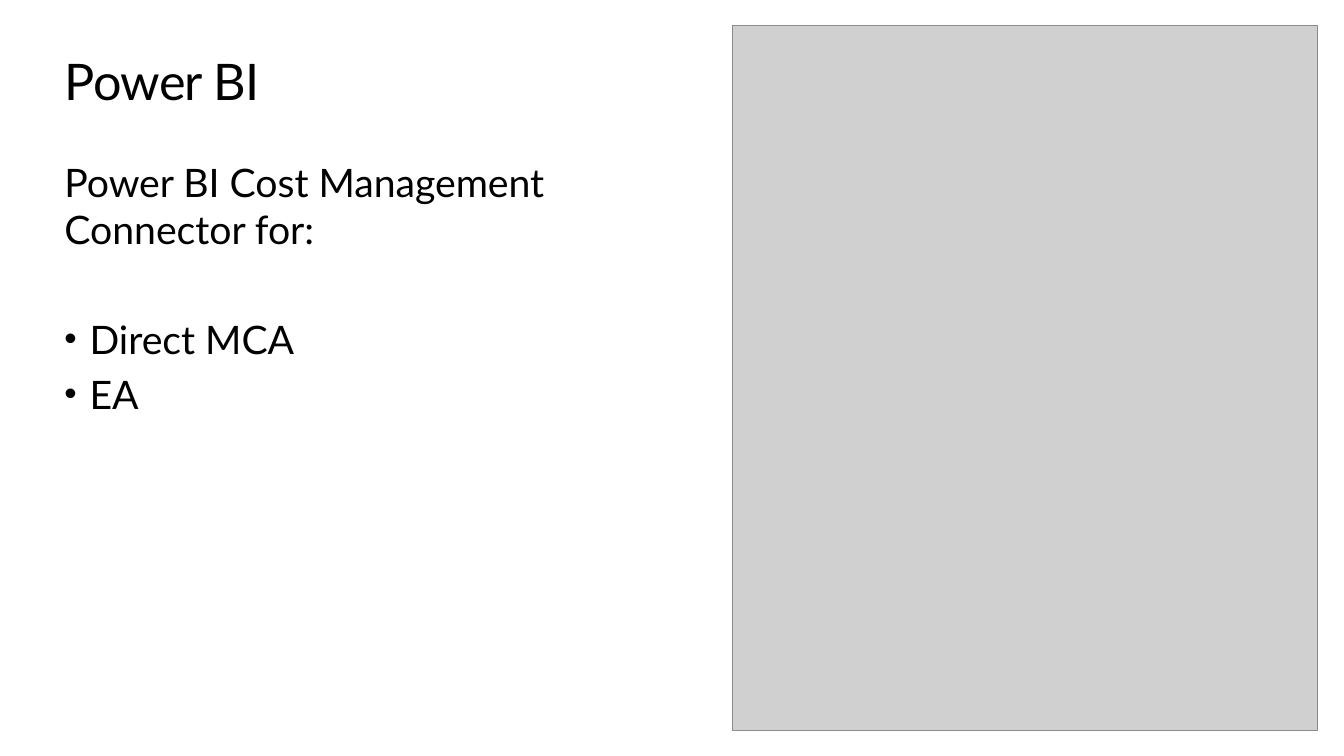
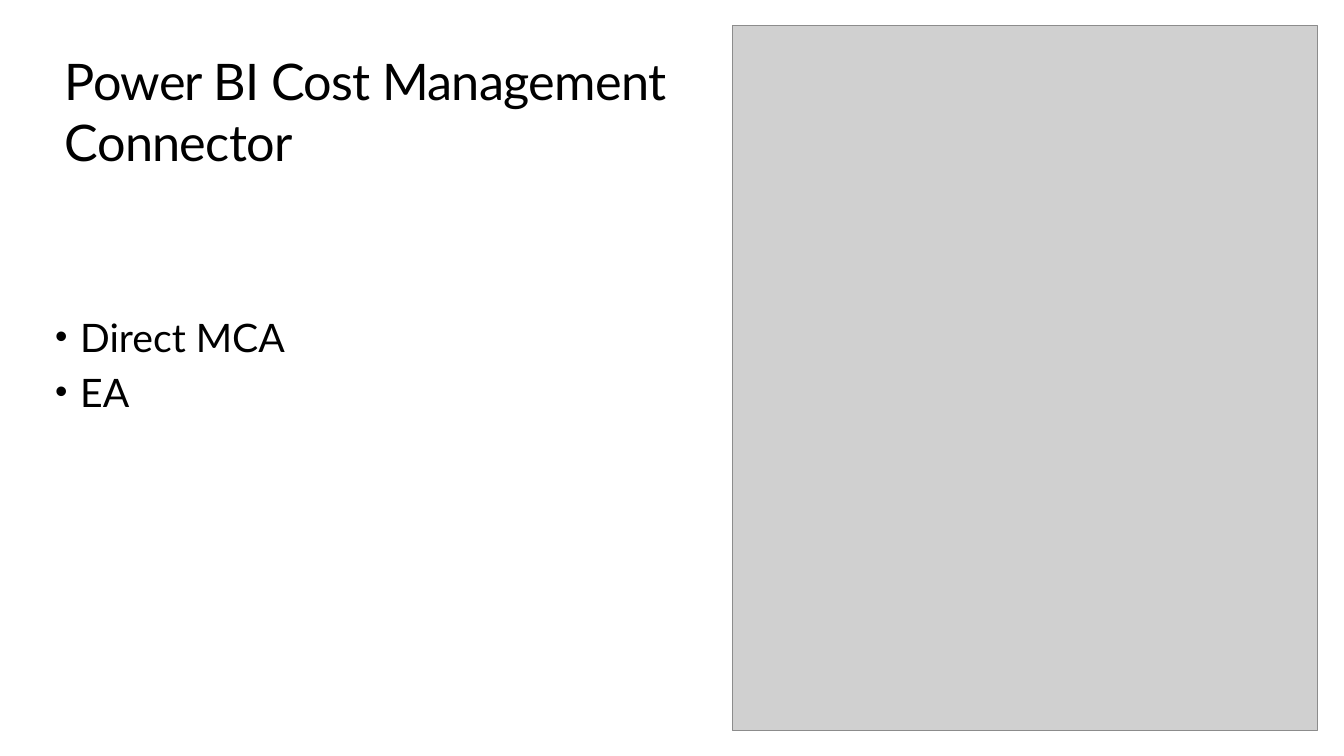
Before and after one commit to peterperov/MSFTCSA, a slide deck: slide 10 of 126-AzureCost/Azure Cost PBI BootCamp.pptx (slide 5 before the commit). Drawn at 1344x756 pixels with LibreOffice and Linux fonts; fonts in the diff are those of the drawing; grey boxes stand for pictures; background and template pictures are left out. Boxes give left, top, right and bottom in pixels: in the first picture for what was removed or moved away, otherwise in the second. Text is boxed around its words. In the diff, an @@ line names an element or a change of style, - is before the commit and + after.

```diff
--- a/126-AzureCost/Azure Cost PBI BootCamp.pptx
+++ b/126-AzureCost/Azure Cost PBI BootCamp.pptx
@@ title at <box>65,63,666,162</box>: text changed @@
-Power BI
+Power BI Cost Management
+Connector
@@ text at <box>64,168,545,245</box>: paragraph removed @@
-Power BI Cost Management Connector for:
@@ text "Direct MCA": place and size @@
-text "Direct MCA" at <box>64,168,545,409</box>
+text "Direct MCA" at <box>80,323,285,407</box>
```
Also in this commit, not shown: 4 other slides changed, 5 slides added, 2 slides removed, 1 other file.
